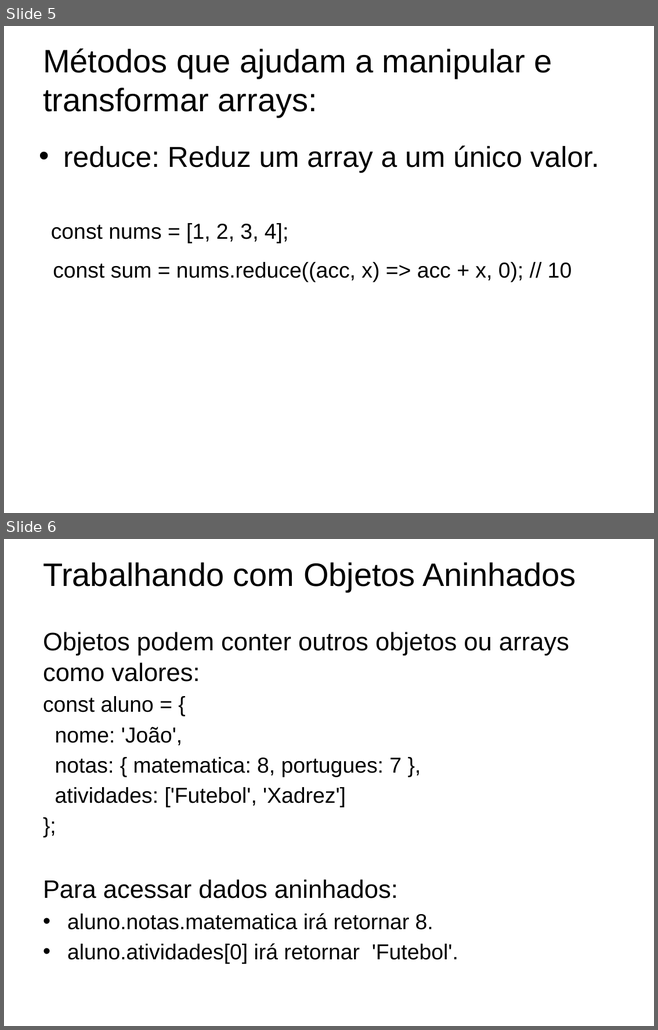
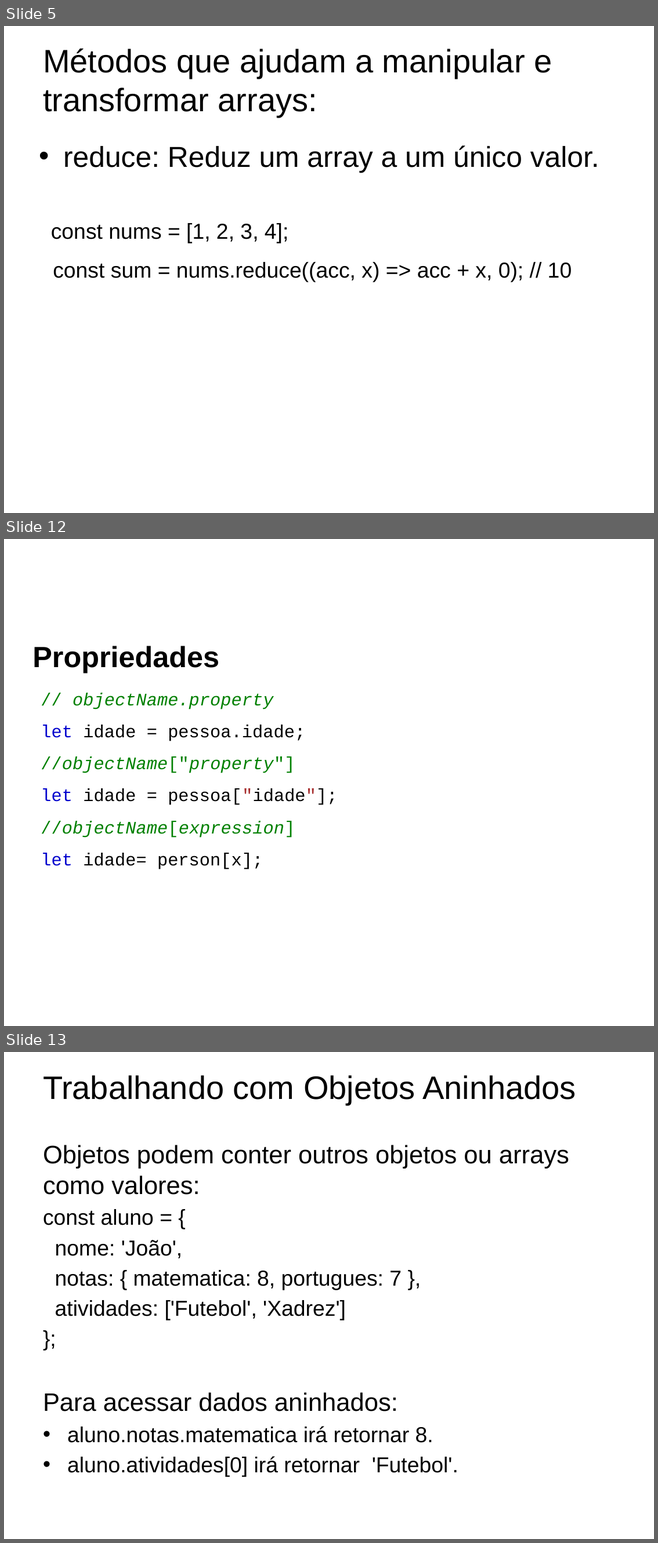
Before and after one commit to ProfessorJeanMax/Senac-Turma-5933, a slide deck: Slides/Javascript/Estruturas Dados Iteracao.pptx. Shown one above the other, each under a label of ours: slides 5 and 6 before the commit, slides 5, 12 and 13 after it; the slides between them are not shown. The pictures are 658x1030 and 658x1543 pixels, drawn with LibreOffice and Linux fonts; fonts in the diff are those of the drawing; background and template pictures are left out. Boxes give left, top, right and bottom in pixels: in the first picture for what was removed or moved away, otherwise in the second. Text is boxed around its words. In the diff, an @@ line names an element or a change of style, - is before the commit and + after.

```diff
--- a/Slides/Javascript/Estruturas Dados Iteracao.pptx
+++ b/Slides/Javascript/Estruturas Dados Iteracao.pptx
@@ slide 12 added at [4, 539, 654, 1026], background picture (left out) @@
@@ title added at [32, 646, 219, 672], 32.4 pt, text #000000, bold @@
+Propriedades
@@ text added at [41, 693, 337, 870], 19.5 pt, text #008000 @@
+// objectName.property
+let idade = pessoa.idade;
+//objectName["property"]
+let idade = pessoa["idade"];
+//objectName[expression]
+let idade= person[x];
@@ what was slide 6 is now slide 13 @@
```
Also in this commit, not shown: 1 slide changed, 6 other slides added, 2 other files.
